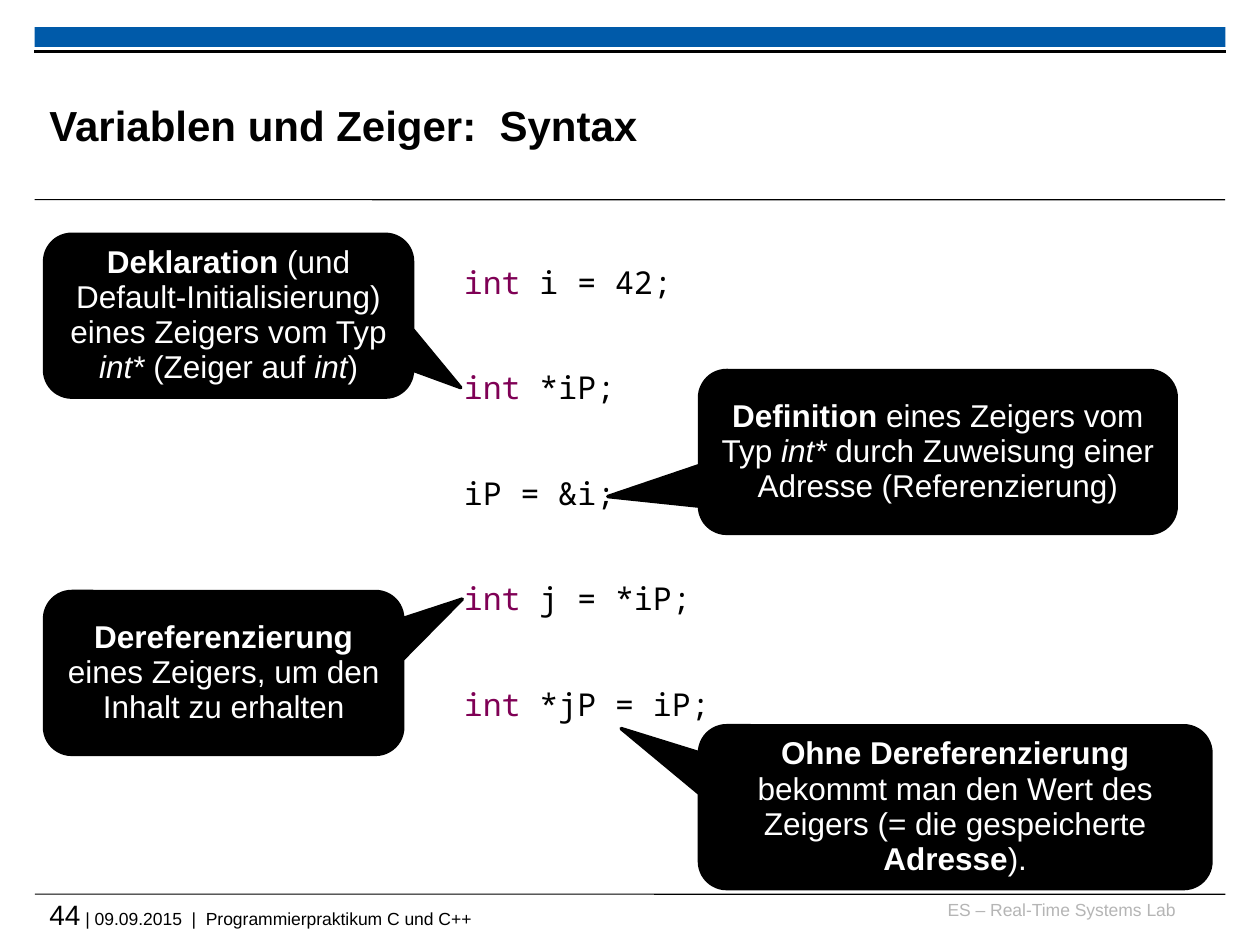
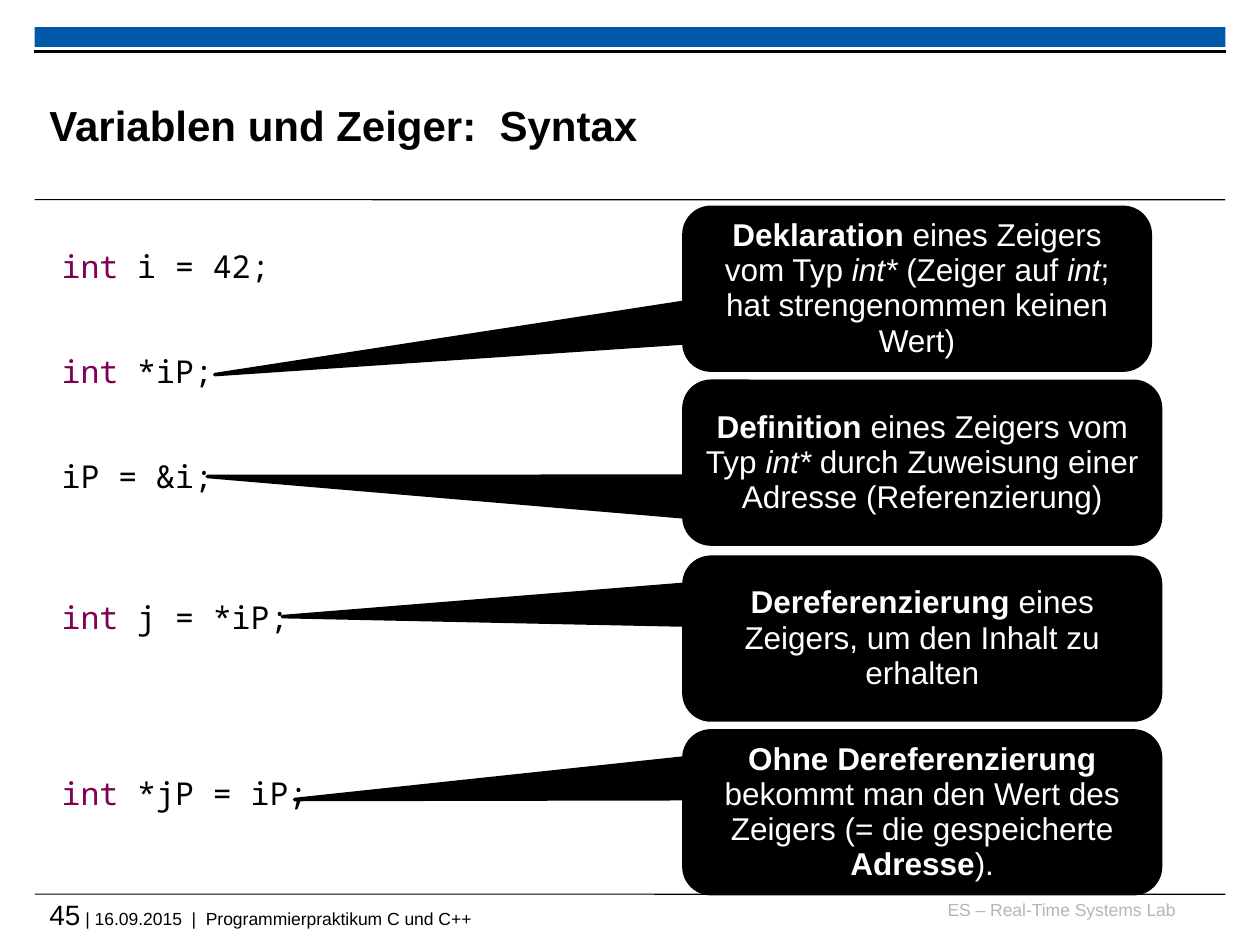
Before and after one commit to h82k/tud-cppp, a slide deck: slide 45 of cppp_lecture.pptx (slide 44 before the commit). Drawn at 1260x945 pixels with LibreOffice and Linux fonts; fonts in the diff are those of the drawing; background and template pictures are left out. Boxes give left, top, right and bottom in pixels: in the first picture for what was removed or moved away, otherwise in the second. Text is boxed around its words. In the diff, an @@ line names an element or a change of style, - is before the commit and + after.

```diff
--- a/cppp_lecture.pptx
+++ b/cppp_lecture.pptx
@@ proportions changed in 4 elements at <box>684,382,1160,544</box>, <box>684,731,1160,893</box>, <box>684,557,1160,719</box>, <box>684,208,1150,370</box> @@
@@ rounded speech box "Deklaration eines Zeigers vom Typ ...": place and size @@
-rounded speech box "Deklaration eines Zeigers vom Typ ..." at <box>44,234,412,397</box>
+rounded speech box "Deklaration eines Zeigers vom Typ ..." at <box>684,208,1150,370</box>
@@ text in rounded speech box at <box>725,223,1109,357</box>: text changed @@
-Deklaration (und Default-Initialisierung) eines Zeigers vom Typ int* (Zeiger auf int)
+Deklaration eines Zeigers vom Typ int* (Zeiger auf int; hat strengenommen keinen Wert)
@@ text "int i = 42;" rewrapped from <box>464,270,710,724</box> to <box>62,254,308,813</box> @@
@@ rounded speech box "Definition eines Zeigers vom Typ ...": place and size @@
-rounded speech box "Definition eines Zeigers vom Typ ..." at <box>699,370,1176,533</box>
+rounded speech box "Definition eines Zeigers vom Typ ..." at <box>684,382,1160,544</box>
@@ rounded speech box "Dereferenzierung eines Zeigers, um den ...": place and size @@
-rounded speech box "Dereferenzierung eines Zeigers, um den ..." at <box>44,591,402,753</box>
+rounded speech box "Dereferenzierung eines Zeigers, um den ..." at <box>684,557,1160,719</box>
@@ rounded speech box "Ohne Dereferenzierung bekommt man den ...": place and size @@
-rounded speech box "Ohne Dereferenzierung bekommt man den ..." at <box>699,726,1211,888</box>
+rounded speech box "Ohne Dereferenzierung bekommt man den ..." at <box>684,731,1160,893</box>
@@ text at <box>49,905,471,929</box>: text changed @@
-44 | 09.09.2015 | Programmierpraktikum C und C++
+45 | 16.09.2015 | Programmierpraktikum C und C++
```
Also in this commit, not shown: 28 other slides changed, 5 slides added, 3 slides removed.
